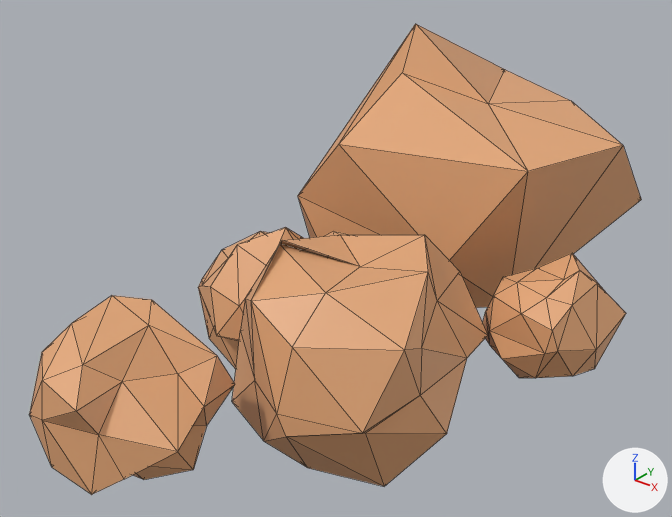
The FBX model Gymnasiearbete/Assets/Models/DesertMap/Stones.fbx as it was, and as the next commit left it.
Camera for both pictures: a 50 mm camera at (5.38, -12.07, 7.3) aimed at (-3.14, -1.43, 0.7). Arrows for +X, +Y and +Z are at lower right; the lights stay in place. Mesh edges are drawn as thin lines. Where no turn or scale is listed for an object, it has been applied to the vertices.

Objects in the first picture: 'stones'.
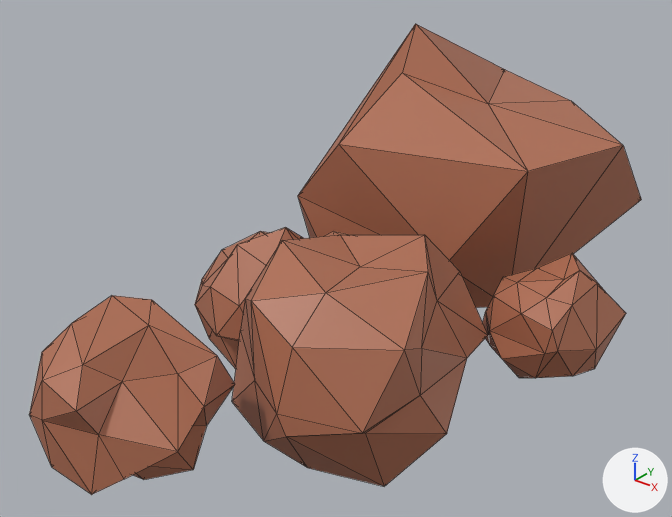
The newer file is also turned or shifted as a whole; pictures and numbers use the older file's frame.

The change, as a list of edits to the scene's bpy script:
```text
Change mat_stones:
    mat_stones.base_color: (0.761, 0.381, 0.182) -> (0.429, 0.154, 0.0845)  # beige #e2a676 -> brown #af6d52
Change me_icosphere_001:
    used by ob_stones; location = (0.0, 0.0, 0.0)
    verts and faces of me_icosphere_001; kept vertices keep their numbers, new ones are numbered from 192
    before: 160 (-1.72, -2.65, 1.46) at pixel (360, 266), 182 (-2.35, -4.22, 1.37) at pixel (251, 300), 186 (-1.5, -3.68, 1.55) at pixel (325, 292), 188 (-2.7, -3.19, 1.78) at pixel (282, 240), 191 (-2.82, -3.12, 1.67) at pixel (279, 243)
    remove me_icosphere_001.from_pydata(...)  # 192 vertices, 362 faces; spans x -5.88..1.0, y -6.77..5.41, z -1.72..3.74
    add me_icosphere_001.from_pydata(...)  # 191 vertices, 362 faces; spans x -5.88..1.0, y -6.77..5.41, z -1.72..3.74
    me_icosphere_001 part 1
    80 faces are deleted
    1 vertex moves from x -5.58, y -2.25, z -0.29 to x -5.6, y -2.34, z -0.6
    80 new faces join them
    me_icosphere_001 part 2
    add delete_vertices([191])  # with the faces that use them
    add faces += [(182, 186, 188), (160, 188, 186)]
```

Location of each change, [x1, y1, x2, y2] in pixels of the pictures (672 x 517 px; the box of a moved part takes in the faces that stretch with it):
'stones', recoloured, reshaped (beige to brown)
    both: [29, 24, 641, 495]
part 1 of me_icosphere_001, moved or reshaped
    before: [198, 227, 303, 369]
    after: [195, 227, 303, 369]
part 2 of me_icosphere_001, moved or reshaped
    before: [252, 244, 359, 301]
    after: [252, 241, 359, 301]
